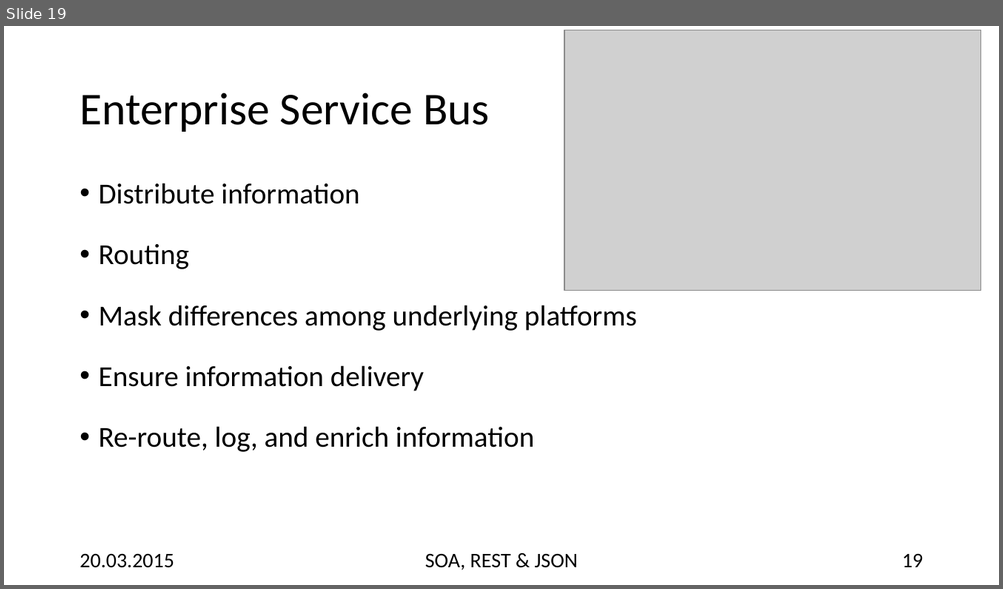
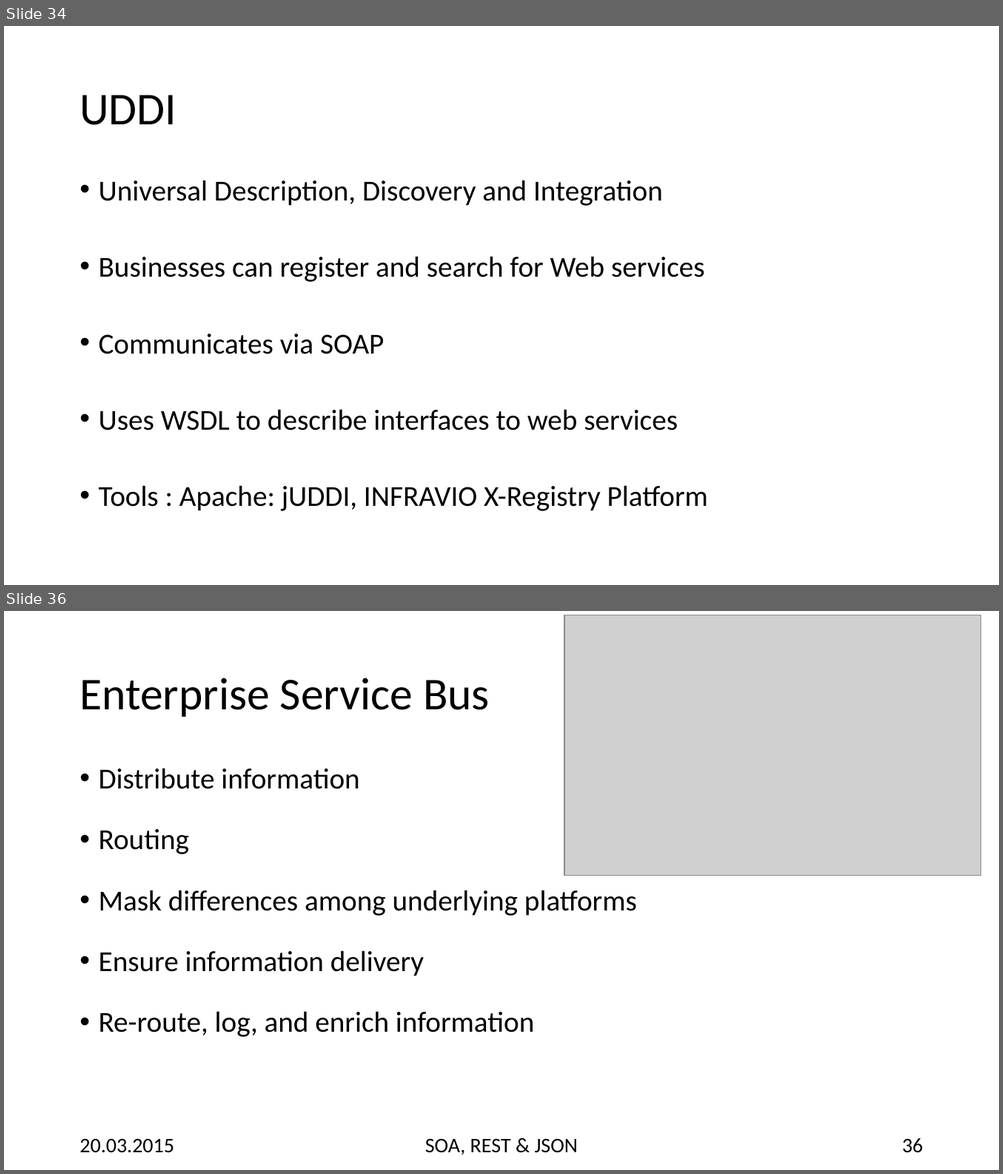
Before and after one commit to hsiegel-tgm/SOA2, a slide deck: p2.pptx. Shown one above the other, each under a label of ours: slide 19 before the commit, slides 34 and 36 after it; the slides between them are not shown. The pictures are 1003x589 and 1003x1174 pixels, drawn with LibreOffice and Linux fonts; fonts in the diff are those of the drawing; grey boxes stand for pictures. Boxes give left, top, right and bottom in pixels: in the first picture for what was removed or moved away, otherwise in the second. Text is boxed around its words. In the diff, an @@ line names an element or a change of style, - is before the commit and + after.

```diff
--- a/p2.pptx
+++ b/p2.pptx
@@ slide 34 added at <box>4,26,999,585</box>, background #FFFFFF @@
@@ title added at <box>79,95,176,125</box>, 44 pt, text #000000 @@
+UDDI
@@ text added at <box>99,180,708,511</box>, 28 pt, text #000000 @@
+• Universal Description, Discovery and Integration
+• Businesses can register and search for Web services
+• Communicates via SOAP
+• Uses WSDL to describe interfaces to web services
+• Tools : Apache: jUDDI, INFRAVIO X-Registry Platform
@@ what was slide 19 is now slide 36 @@
@@ page number at <box>902,1139,922,1153</box>: text changed @@
-19
+36
```
Also in this commit, not shown: 6 slides changed, 19 other slides added, 4 other files.
